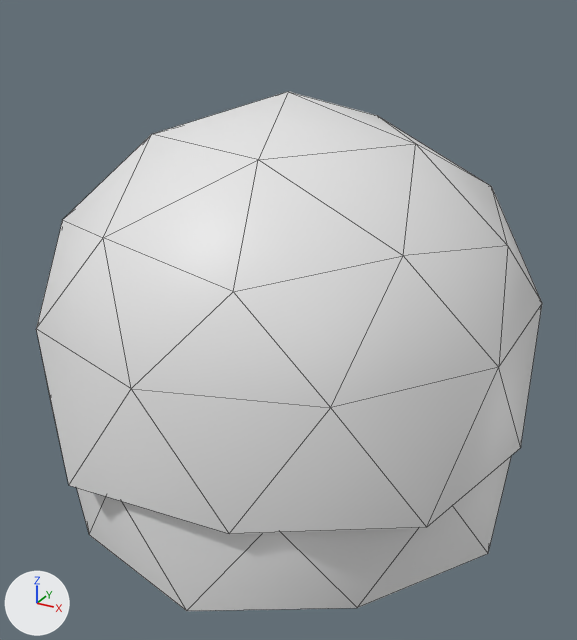
A saved change to the OBJ model Assets/Models/Flora/bush.obj.
Rendered twice from a camera (50 mm lens) standing at (0.197, -1.766, 0.965) and looking at (-0.474, -0.545, 0.355). Arrows for +X, +Y and +Z are at lower left; the lights stay in place. Mesh edges are drawn as thin lines. Where no turn or scale is listed for an object, it has been applied to the vertices.

Before the edit, the objects in view are built like this:
```python
me_icosphere_001_icosphere_002 = bpy.data.meshes.new('Icosphere.001_Icosphere.002')
me_icosphere_001_icosphere_002.from_pydata(...)  # 66 vertices, 100 faces; spans x -0.998..-0.027, y -0.974..-0.026, z 0.0..0.769
ob_icosphere_001_icosphere_002 = bpy.data.objects.new('Icosphere.001_Icosphere.002', me_icosphere_001_icosphere_002)
ob_icosphere_001_icosphere_002.location = (0.0, 0.0, 0.0)
```
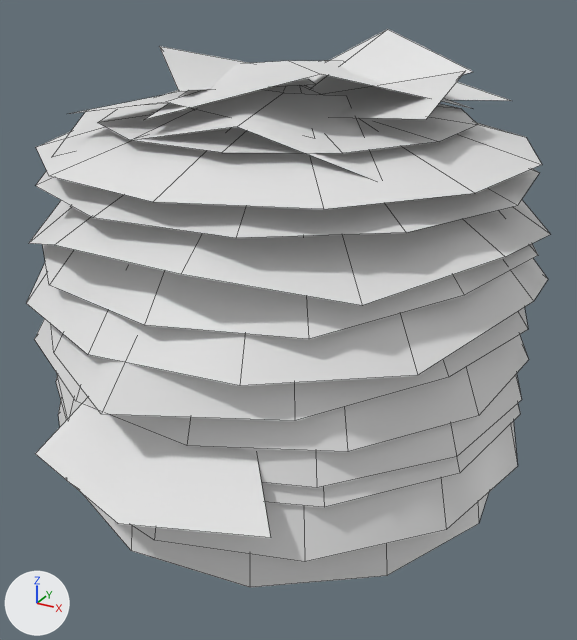
Commit message: New bush model

Changed parts and their boxes [x1, y1, x2, y2] in the pictures (577 x 640 px):
'Icosphere.001_Icosphere.002', reshaped (7% taller): before [36, 91, 542, 611]; after [26, 29, 550, 587]
'Icosphere', added: after [283, 85, 320, 94]
part 1 of me_icosphere_001_icosphere_002, rebuilt: before [36, 91, 542, 534]; after [26, 258, 548, 386]
part 2 of me_icosphere_001_icosphere_002, rebuilt: before [77, 457, 511, 611]; after [58, 402, 517, 562]
part 3 of me_icosphere_001_icosphere_002, added: after [29, 29, 550, 587]

Diff of the bpy script that builds the scene:
```diff
--- a/Assets/Models/Flora/bush.obj.py
+++ b/Assets/Models/Flora/bush.obj.py
@@ me_icosphere_001_icosphere_002 @@
 # used by ob_icosphere_001_icosphere_002; location = (0.0, 0.0, 0.0)
-me_icosphere_001_icosphere_002.from_pydata(...)  # 66 vertices, 100 faces; spans x -0.998..-0.027, y -0.974..-0.026, z 0.0..0.769
+me_icosphere_001_icosphere_002.from_pydata(...)  # 412 vertices, 192 faces; spans x -0.983..-0.024, y -1.051..-0.003, z 0.049..0.863
+# me_icosphere_001_icosphere_002 part 1: the loose piece of 36 vertices spanning x -0.998..-0.027, y -0.974..-0.026, z 0.182..0.769 is rebuilt with 24 vertices and now spans x -0.976..-0.024, y -0.976..-0.024, z 0.442..0.67
+# me_icosphere_001_icosphere_002 part 2: the loose piece of 30 vertices spanning x -0.954..-0.043, y -0.96..-0.049, z 0.0..0.416 is rebuilt with 24 vertices and now spans x -0.969..-0.031, y -0.969..-0.031, z 0.133..0.35
+# me_icosphere_001_icosphere_002 part 3: 364 vertices added at x -0.983..-0.041, y -1.051..-0.003, z 0.049..0.863
@@ me_icosphere @@
+me_icosphere.from_pydata(...)  # 36 vertices, 59 faces; spans x -0.795..-0.162, y -0.81..-0.19, z 0.019..0.787
@@ ob_icosphere @@
+ob_icosphere = bpy.data.objects.new('Icosphere', me_icosphere)
+ob_icosphere.location = (0.0, 0.0, 0.0)
```
